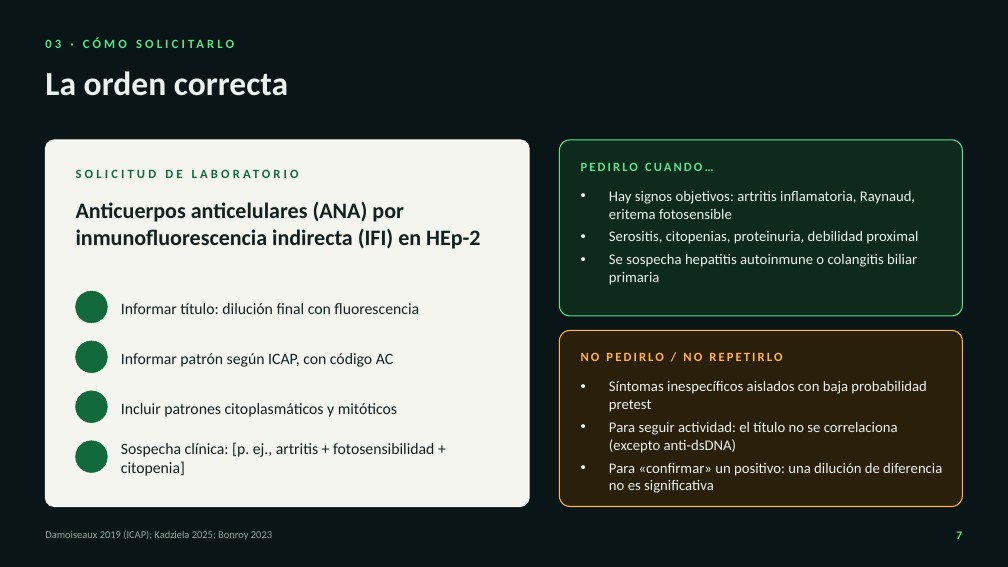
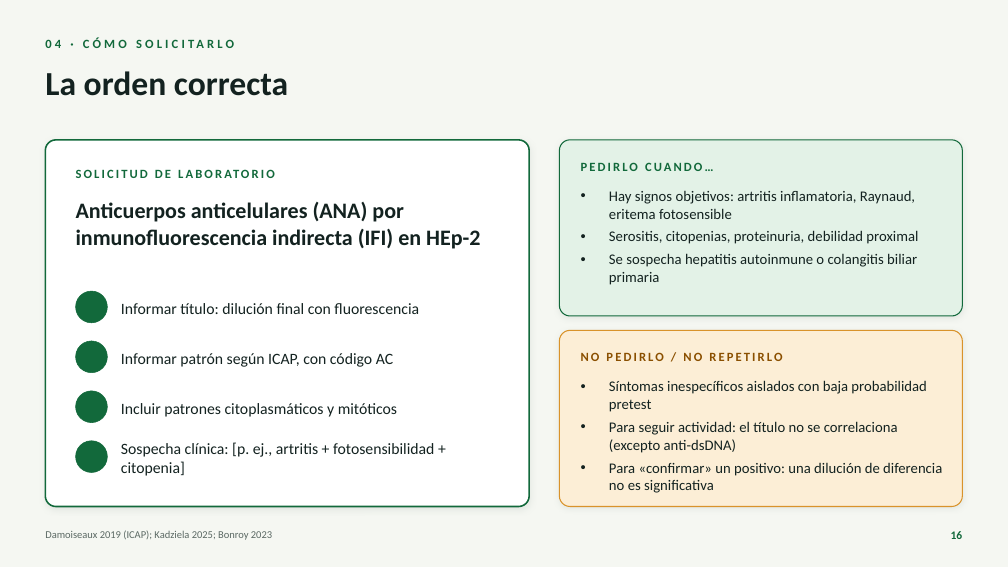
Before and after one commit to nestor120512/nes, a slide deck: slide 16 of ANA_para_el_internista.pptx (slide 7 before the commit). Drawn at 1008x567 pixels with LibreOffice and Linux fonts; fonts in the diff are those of the drawing; background and template pictures are left out. Boxes give left, top, right and bottom in pixels: in the first picture for what was removed or moved away, otherwise in the second. Text is boxed around its words. In the diff, an @@ line names an element or a change of style, - is before the commit and + after.

```diff
--- a/ANA_para_el_internista.pptx
+++ b/ANA_para_el_internista.pptx
@@ background #0A1517 to #F5F7F2 @@
@@ text at (x1=45, y1=36, x2=960, y2=60): text changed; text colour #5BE38C to #12693B @@
-03 · CÓMO SOLICITARLO
+04 · CÓMO SOLICITARLO
@@ rounded rectangle at (x1=45, y1=140, x2=529, y2=507): fill #F3F5EE to #FFFFFF; outline #F3F5EE 1 pt to #12693B 1.5 pt; shadow on; proportions changed @@
@@ rounded rectangle at (x1=560, y1=140, x2=963, y2=316): fill #0E2A1C to #E3F2E7; outline #5BE38C 1 pt to #12693B 1 pt; shadow on @@
@@ text "SOLICITUD DE LABORATORIO" at (x1=76, y1=166, x2=499, y2=188): letter spacing 3 to 2 pt @@
@@ text "PEDIRLO CUANDO…" at (x1=581, y1=162, x2=713, y2=171): text colour #5BE38C to #12693B @@
@@ rounded rectangle at (x1=560, y1=330, x2=963, y2=507): fill #2A1F0B to #FCEED6; outline #FFB547 1 pt to #D9932B 1 pt; shadow on @@
@@ text "NO PEDIRLO / NO REPETIRLO" at (x1=581, y1=352, x2=782, y2=361): text colour #FFB547 to #8A4F00 @@
@@ text colour #EAF2EE to #132220 in 3 elements at (x1=45, y1=71, x2=288, y2=96), (x1=609, y1=191, x2=918, y2=285), (x1=609, y1=380, x2=942, y2=493) @@
@@ text "Damoiseaux 2019 (ICAP); Kadziela 2025; ..." at (x1=45, y1=530, x2=272, y2=540): text colour #8FA9A1 to #5B6964 @@
@@ page number at (x1=951, y1=531, x2=963, y2=539): text changed; text colour #5BE38C to #12693B @@
-7
+16
```
Also in this commit, not shown: 26 other slides changed, 1 slide added.
